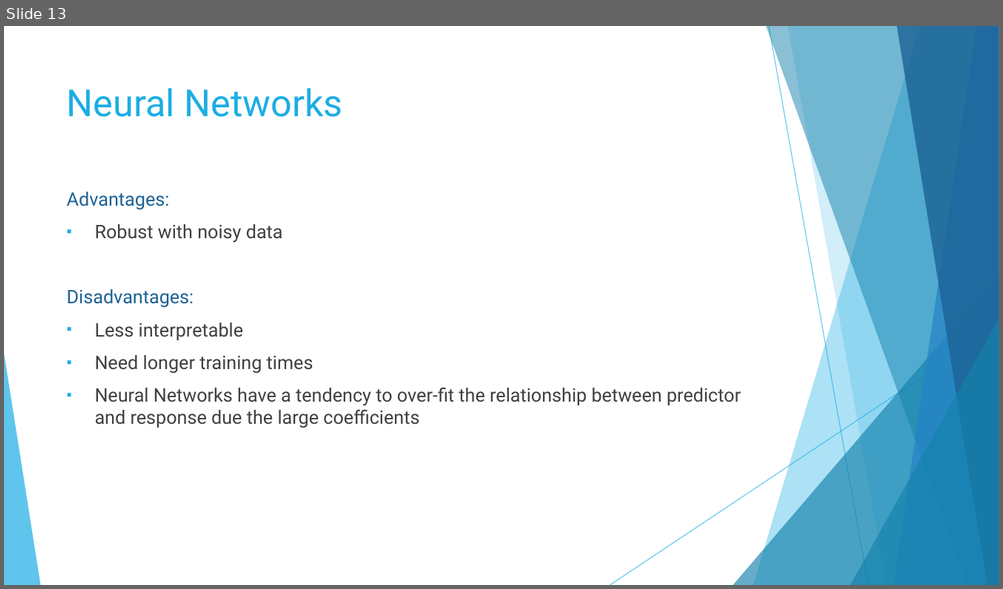
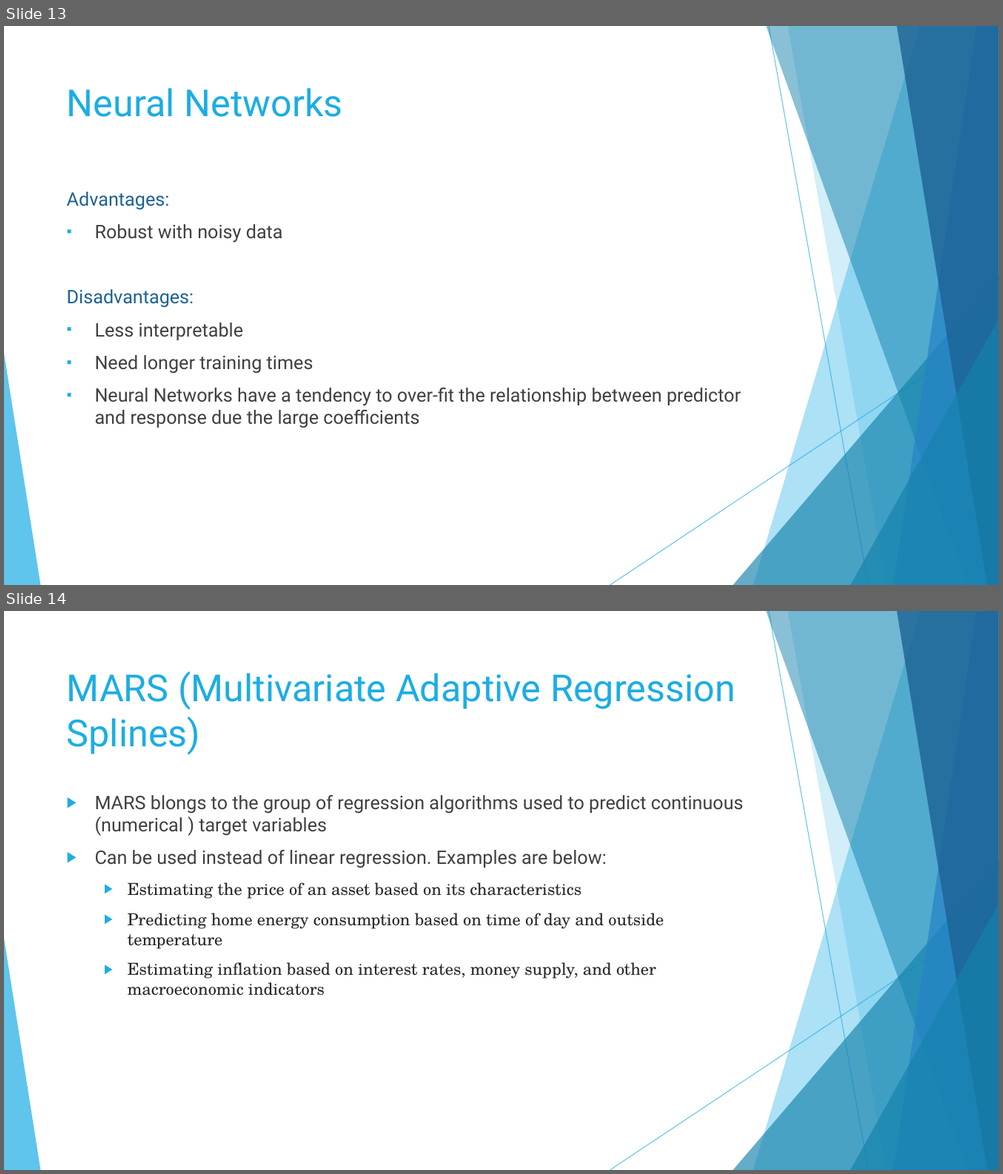
Before and after one commit to GabrielSantos33/Non-linear-regression, a slide deck: Non Linear regression.pptx. Shown one above the other, each under a label of ours: slide 13 before the commit, slides 13 and 14 after it. The pictures are 1003x589 and 1003x1174 pixels, drawn with LibreOffice and Linux fonts; fonts in the diff are those of the drawing. Boxes give left, top, right and bottom in pixels: in the first picture for what was removed or moved away, otherwise in the second. Text is boxed around its words. In the diff, an @@ line names an element or a change of style, - is before the commit and + after.

```diff
--- a/Non Linear regression.pptx
+++ b/Non Linear regression.pptx
@@ slide 14 added at (4, 611, 999, 1170), background #FFFFFF; not listed: 10 template elements that a slide beside it also shows @@
@@ title added at (67, 672, 735, 755), 36 pt, text #1CADE4 @@
+MARS (Multivariate Adaptive Regression Splines)
@@ text added at (95, 795, 743, 996), 16 pt, text #292929 @@
+▶ MARS blongs to the group of regression algorithms used to predict continuous (numerical ) target variables
+▶ Can be used instead of linear regression. Examples are below:
+  ▶ Estimating the price of an asset based on its characteristics
+  ▶ Predicting home energy consumption based on time of day and outside temperature
+  ▶ Estimating inflation based on interest rates, money supply, and other macroeconomic indicators
```
Also in this commit, not shown: 7 slides changed, 10 other slides added, 1 slide removed.
